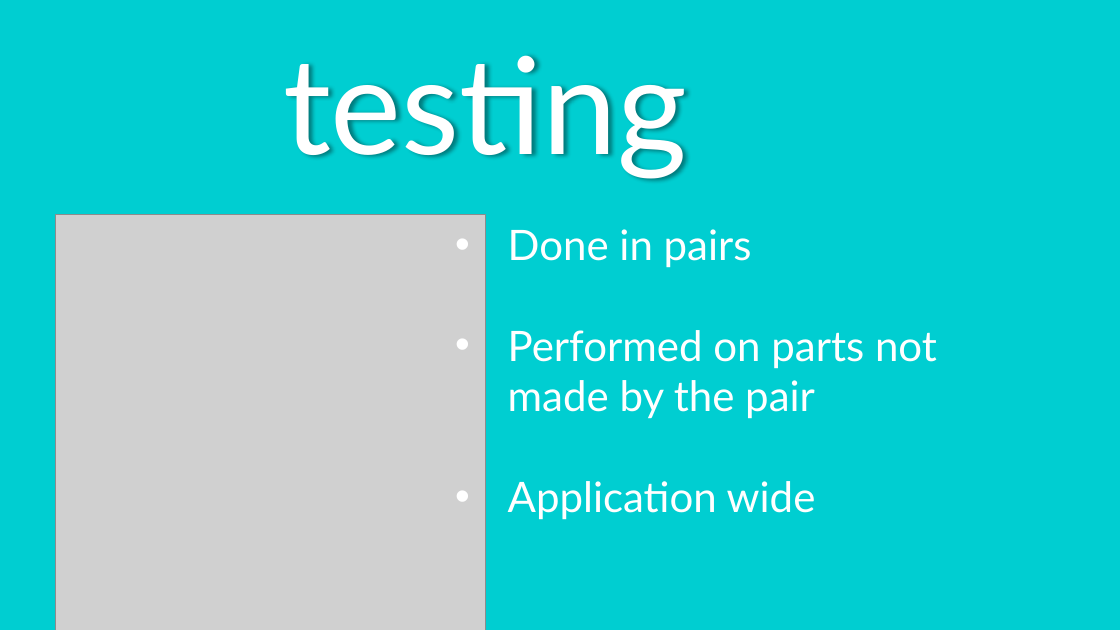
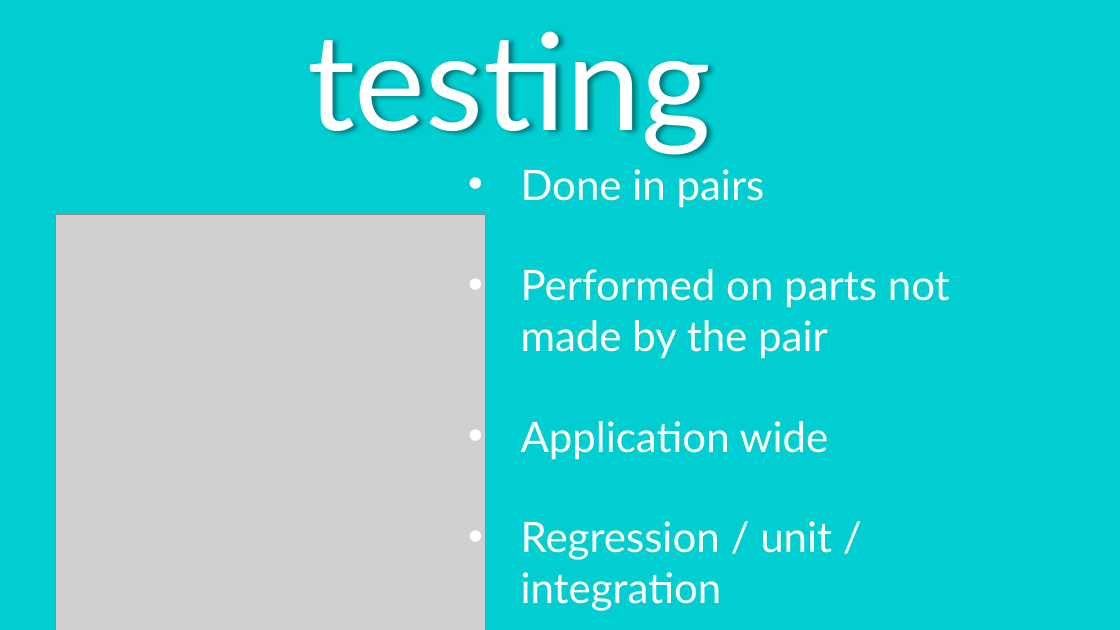
Before and after one commit to HarmanM/SuperPoints, a slide deck: slide 10 of Phase 2 Hand-in/4900 Presentation Group 9.pptx (slide 8 before the commit). Drawn at 1120x630 pixels with LibreOffice and Linux fonts; fonts in the diff are those of the drawing; grey boxes stand for pictures. Boxes give left, top, right and bottom in pixels: in the first picture for what was removed or moved away, otherwise in the second. Text is boxed around its words. In the diff, an @@ line names an element or a change of style, - is before the commit and + after.

```diff
--- a/Phase 2 Hand-in/4900 Presentation Group 9.pptx
+++ b/Phase 2 Hand-in/4900 Presentation Group 9.pptx
@@ text "testing": place and size @@
-text "testing" at box(283, 55, 687, 178)
+text "testing" at box(307, 31, 711, 154)
@@ text "Done in pairs": place and size @@
-text "Done in pairs" at box(508, 229, 937, 520)
+text "Done in pairs" at box(521, 169, 950, 611)
@@ text at box(521, 521, 832, 611): paragraph added @@
+• Regression / unit / integration
```
Also in this commit, not shown: 2 other slides changed, 3 slides added.
